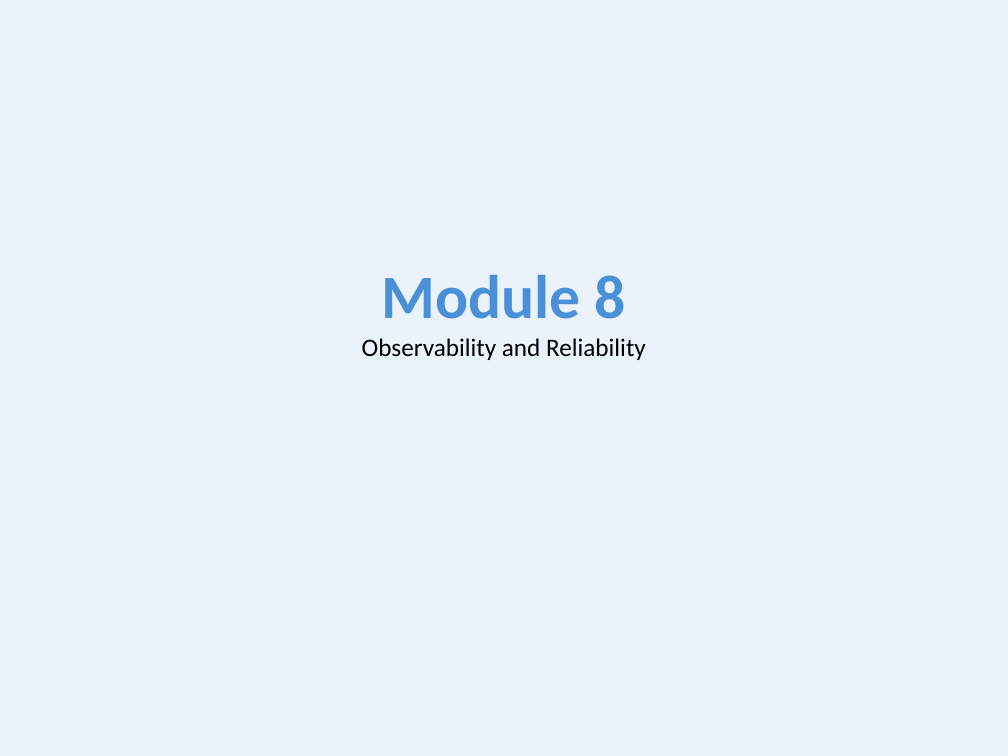
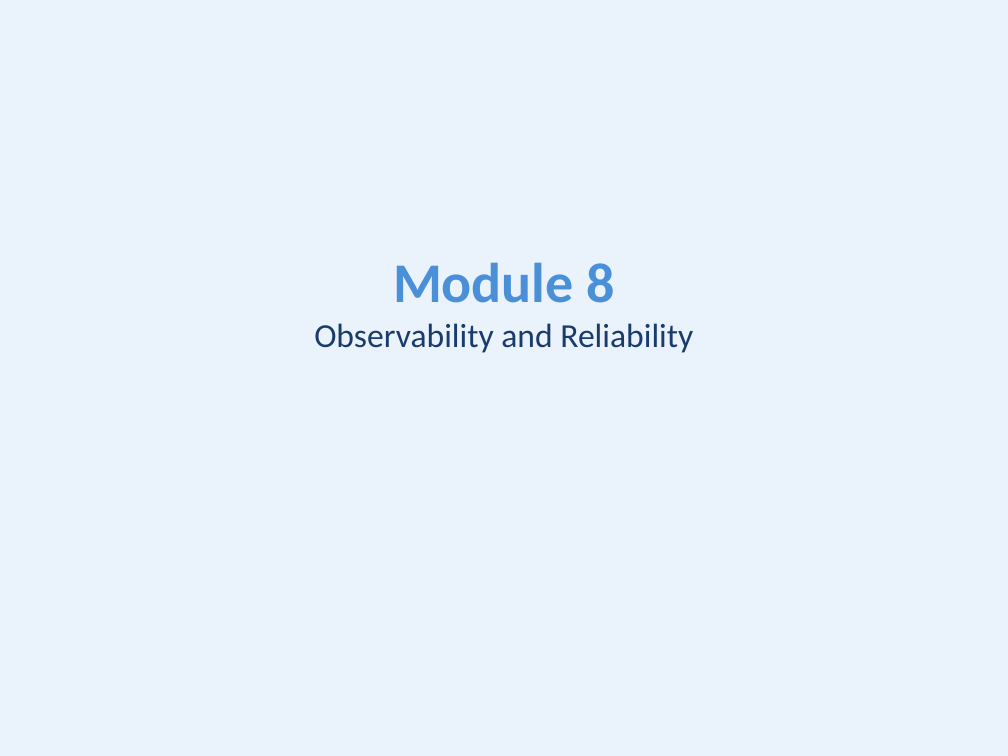
Before and after one commit to kumbulanit/devopsplaformngr, a slide deck: slide 68 of slides/DevOps-PlatformEngineering-Day2.pptx (slide 20 before the commit). Drawn at 1008x756 pixels with LibreOffice and Linux fonts; fonts in the diff are those of the drawing. Boxes give left, top, right and bottom in pixels: in the first picture for what was removed or moved away, otherwise in the second. Text is boxed around its words. In the diff, an @@ line names an element or a change of style, - is before the commit and + after.

```diff
--- a/slides/DevOps-PlatformEngineering-Day2.pptx
+++ b/slides/DevOps-PlatformEngineering-Day2.pptx
@@ text at (x1=314, y1=262, x2=693, y2=353): text changed; size 18 to 24 pt; text colour #000000 to #1A3C6C @@
-Module 8
-Observability and Reliability
+Module 8
+Observability and Reliability
```
Also in this commit, not shown: 2 other slides changed, 94 slides added, 3 slides removed, 39 other files.
